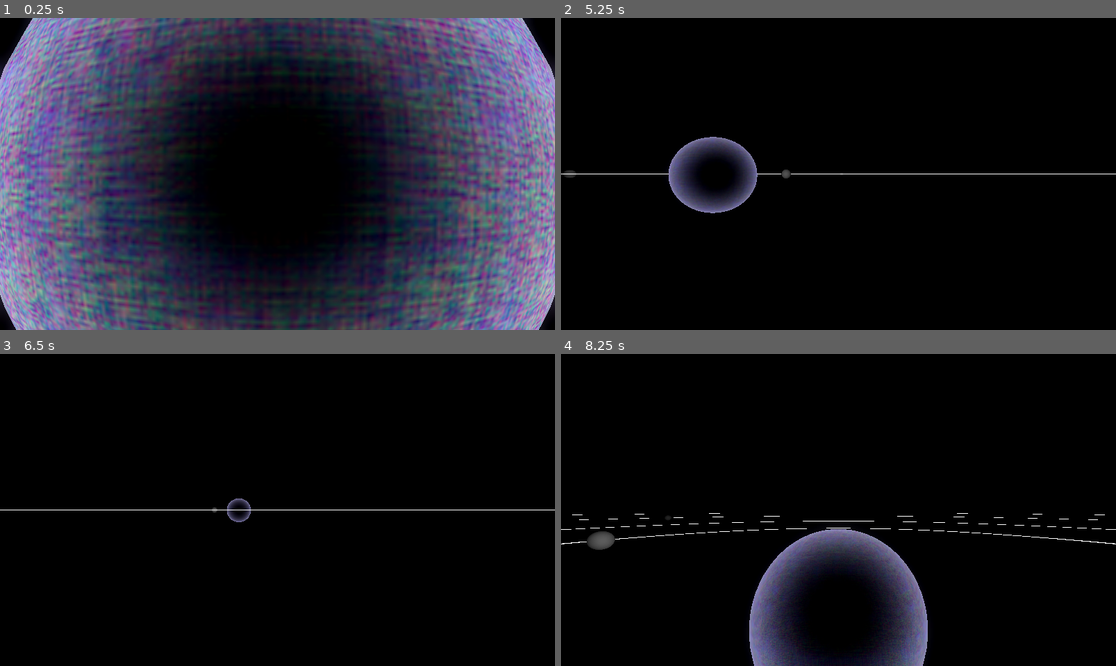
Above: before the commit, frames 1-4 (two rows, left to right).
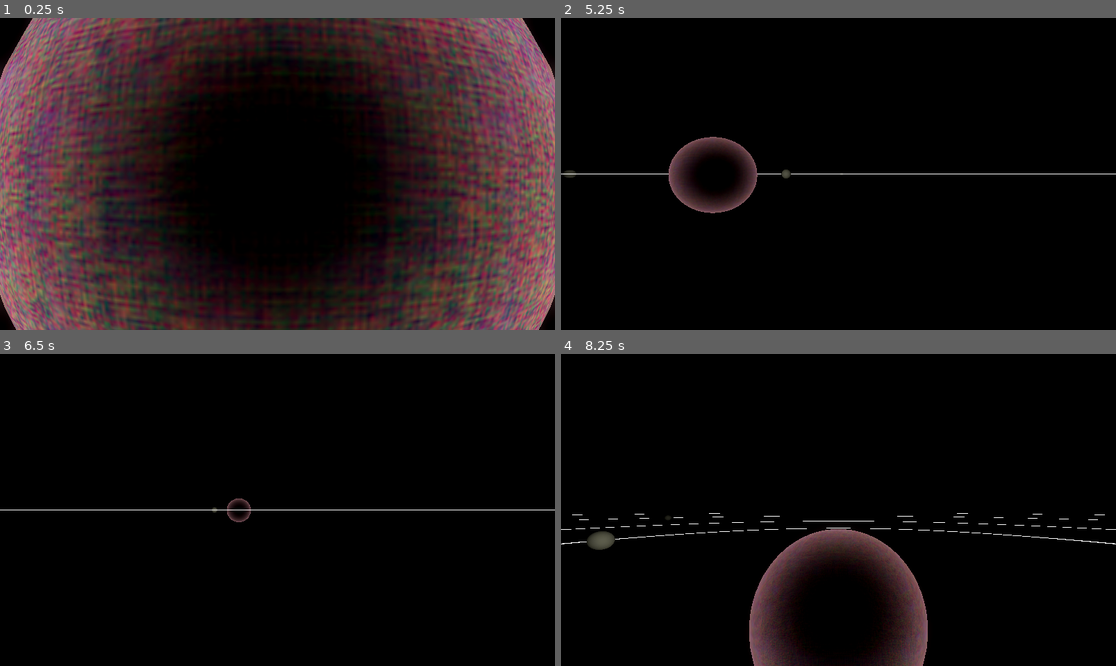
Above: after the commit, the same moments.

Repository: Pekersen/NFTL_Test_1.1
Game: Godot game, scene res://Main/main.tscn
Two runs of this game, one before a commit and one after it. Both use one fixed random seed, a clock stepped at 60 frames per second and the inputs below.
Inputs (mouse positions are in pixels of both pictures, inside the frame that each line leads up to):
- Up to frame 1 (0.25 s): no input
- Up to frame 2 (5.25 s): tap Enter at 0.5 s; move the mouse to (960, 158) at 0.52 s; hold D (right) 0.53-1.25 s; hold 0 (camera_confine) 0.53-1.25 s; click (960, 158) at 0.67 s; drag from (727, 189) to (810, 236) at 1.27 s; move the mouse to (894, 105) at 2.02 s; hold D (right) 2.03-2.75 s; click (894, 105) at 2.1 s; drag from (810, 236) to (672, 127) at 2.77 s; move the mouse to (1005, 220) at 3.52 s; hold A (left) 3.53-4.25 s; tap Tab (return) at 3.6 s; drag from (672, 127) to (755, 96) at 4.27 s; move the mouse to (866, 174) at 5.02 s; hold S (back) from 5.03 s (still down); hold Shift (shift) from 5.03 s (still down); click (866, 174) at 5.17 s
- Up to frame 3 (6.5 s): release S (back) at 5.75 s; release Shift (shift) at 5.75 s; drag from (194, 432) to (166, 525) at 5.77 s
- Up to frame 4 (8.25 s): move the mouse to (960, 494) at 6.52 s; hold W (forward) 6.53-7.25 s; hold Mouse wheel down (zoom_out) 6.53-7.25 s; drag from (727, 525) to (810, 572) at 7.27 s; tap F (camera_reset) at 8 s; move the mouse to (894, 441) at 8.02 s; hold S (back) from 8.03 s (still down); tap Y at 8.1 s

The runs differ from the first frame. In frame 1, 77% of the frame differs, in the area x 0-100%, y 0-100%; in frame 2, 2.2%; in frame 3, 0.2%; in frame 4, 7.4%.

Commit message:
Added color for stars based on star type
Every star type now has a range of values for RGB  from which the generation randomly picks from. Additionally, the light color uses a dampened version of these values.

Diff:
--- a/Celestial Objects/Stars/star.gd
+++ b/Celestial Objects/Stars/star.gd
@@ -7,11 +7,16 @@
 
 func _on_system_star_gen(star_type):
 	print("Star Type: " + star_type)
+
 	if star_type == "O":
 		radius_variance = [13.2,20]
 		mass_variance = [16,20]
 		luminosity_variance = [50,70]
 		temperature_variance = [33000, 50000]
+
+		color_variance_r = [0.60,0.685]
+		color_variance_g = [1,1]
+		color_variance_b = [1,1]
 
 	elif star_type == "B":
 		radius_variance = [3.6,13.2]
@@ -19,11 +24,19 @@
 		luminosity_variance = [40,50]
 		temperature_variance = [10000, 33000]
 
+		color_variance_r = [0.685,0.875]
+		color_variance_g = [1,1]
+		color_variance_b = [1,1]
+
 	elif star_type == "A":
 		radius_variance = [2.8,3.6]
 		mass_variance = [1.4,2.1]
 		luminosity_variance = [20,30]
 		temperature_variance = [7300, 10000]
+
+		color_variance_r = [0.875,1]
+		color_variance_g = [1,1]
+		color_variance_b = [1,1]
 
 	elif star_type == "F":
 		radius_variance = [2.2,2.8]
@@ -31,11 +44,19 @@
 		luminosity_variance = [10,20]
 		temperature_variance = [6000, 7300]
 
+		color_variance_r = [1,1]
+		color_variance_g = [1,1]
+		color_variance_b = [0.8,1]
+
 	elif star_type == "G":
 		radius_variance = [1.8,2.2]
 		mass_variance = [0.8,1.04]
 		luminosity_variance = [5,10]
 		temperature_variance = [5300, 6000]
+
+		color_variance_r = [1,1]
+		color_variance_g = [1,1]
+		color_variance_b = [0.6,0.8]
 
 	elif star_type == "K":
 		radius_variance = [1.4,1.8]
@@ -43,26 +64,34 @@
 		luminosity_variance = [1,5]
 		temperature_variance = [3900, 5300]
 
+		color_variance_r = [1,1]
+		color_variance_g = [0.7,0.8]
+		color_variance_b = [0.4,0.6]
+
 	elif star_type == "M":
 		radius_variance = [1,1.4]
 		mass_variance = [0.08,0.45]
 		luminosity_variance = [0.5,1]
 		temperature_variance = [2300, 3900]
 
-	print(radius_variance)
-	print(mass_variance)
-	print(luminosity_variance)
-	print(temperature_variance)
+		color_variance_r = [1,1]
+		color_variance_g = [0.25,0.35]
+		color_variance_b = [0.2,0.3]
 
 	radius = offsetValue(radius_variance)
 	mass = offsetValue(mass_variance)
 	luminosity = offsetValue(luminosity_variance)
 	temperature = offsetValue(temperature_variance)
 
+	color_r = offsetValue(color_variance_r)
+	color_g = offsetValue(color_variance_g)
+	color_b = offsetValue(color_variance_b)
+
 	print("Radius: " + str(radius))
 	print("Mass: " + str(mass))
 	print("Luminosity: " + str(luminosity))
 	print("Temperature: " + str(temperature))
+	print("Color: R-" + str(color_r) + ", G-" + str(color_g) + ", B-" + str(color_b) + ", ")
 
 	starMesh.mesh.radius = radius
 	starMesh.mesh.height = radius * 2
@@ -71,6 +100,12 @@
 
 	starLight.light_energy = luminosity
 
+	var light_color_r = clamp(color_r + 0.3, 0.5, 1)
+	var light_color_g = clamp(color_g + 0.3, 0.5, 1)
+	var light_color_b = clamp(color_b + 0.3, 0.5, 1)
+
+	starMesh.mesh.material.set_shader_parameter("Sun_Color", Color(color_r, color_g, color_b))
+	starLight.light_color = Color(light_color_r, light_color_g, light_color_b)
 
 func _init():
 	pass
--- a/Celestial Objects/Stars/star.tscn
+++ b/Celestial Objects/Stars/star.tscn
@@ -148,5 +148,6 @@
 shape = SubResource("SphereShape3D_4mdgf")
 
 [node name="StarLight" type="OmniLight3D" parent="."]
+light_color = Color(1, 0.852399, 0.825386, 1)
 shadow_enabled = true
 omni_range = 1000.0
--- a/Celestial Objects/Stars/stars_script.gd
+++ b/Celestial Objects/Stars/stars_script.gd
@@ -1,7 +1,14 @@
 class_name Star extends CelestialObject
 
 var luminosity : float
-var num_planets : int
-var num_asteroids : int
+#var num_planets : int
+#var num_asteroids : int
+
+var color_r : float
+var color_g : float
+var color_b : float
 
 var luminosity_variance : Array[float]
+var color_variance_r : Array[float]
+var color_variance_g : Array[float]
+var color_variance_b : Array[float]
--- a/Generation/generate_planet.gd
+++ /dev/null
@@ -1,11 +0,0 @@
-extends Node
-
-
-# Called when the node enters the scene tree for the first time.
-func _ready():
-	pass # Replace with function body.
-
-
-# Called every frame. 'delta' is the elapsed time since the previous frame.
-func _process(delta):
-	pass
--- a/Generation/generate_star.gd
+++ /dev/null
@@ -1,11 +0,0 @@
-extends Node
-
-
-# Called when the node enters the scene tree for the first time.
-func _ready():
-	pass # Replace with function body.
-
-
-# Called every frame. 'delta' is the elapsed time since the previous frame.
-func _process(delta):
-	pass
